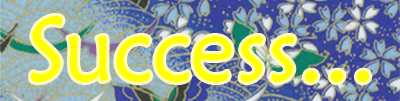
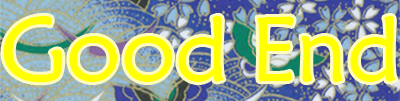
Comparing the layer stacks of the two 400×101 images. Changes:
renamed "Success..." to "Good End", painted on it over (3, 16, 396, 83)
